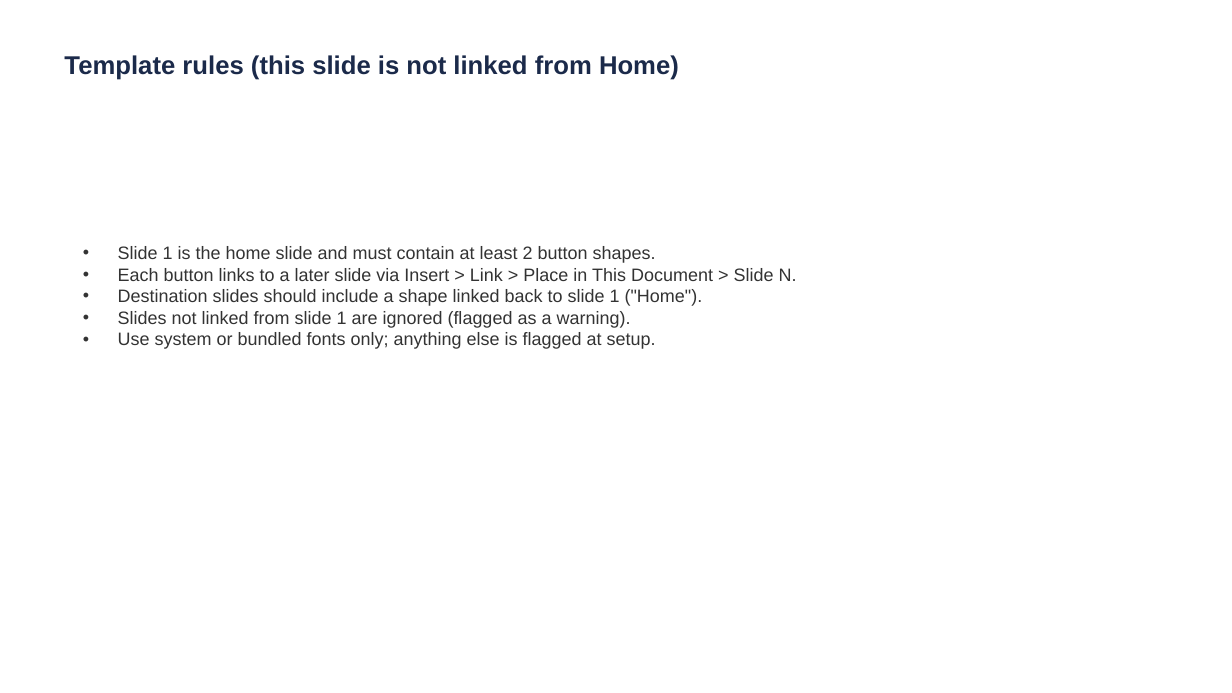
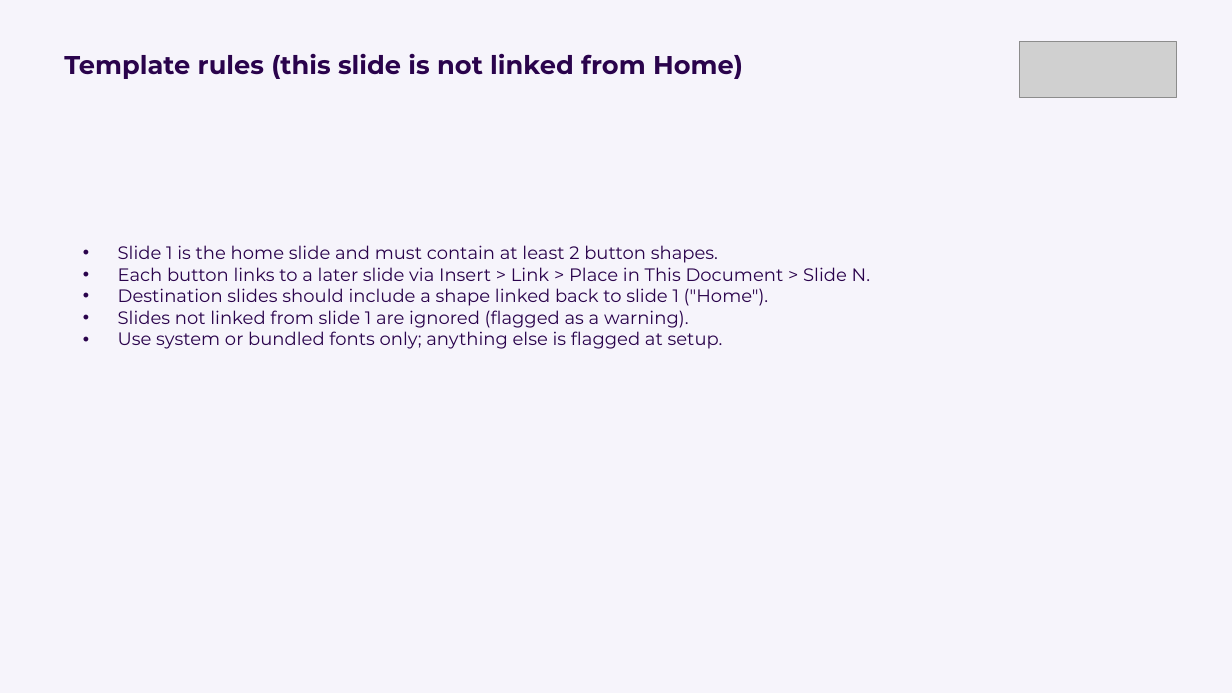
Before and after one commit to grahamlehr/stuPad, a slide deck: slide 8 of public/template.pptx. Drawn at 1232x693 pixels with LibreOffice and Linux fonts; fonts in the diff are those of the drawing; grey boxes stand for pictures. Boxes give left, top, right and bottom in pixels: in the first picture for what was removed or moved away, otherwise in the second. Text is boxed around its words. In the diff, an @@ line names an element or a change of style, - is before the commit and + after.

```diff
--- a/public/template.pptx
+++ b/public/template.pptx
@@ background #FFFFFF to #F6F4FB @@
@@ text "Template rules (this slide is ..." at <box>64,53,743,79</box>: font Arial to Montserrat, text colour #1B2A4A to #2A034C @@
@@ picture added at <box>1019,42,1177,98</box> @@
@@ text "Slide 1 is the home ..." at <box>118,245,870,349</box>: font Arial to Montserrat, text colour #333333 to #2A034C @@
```
Also in this commit, not shown: 7 other slides changed, 6 other files.
